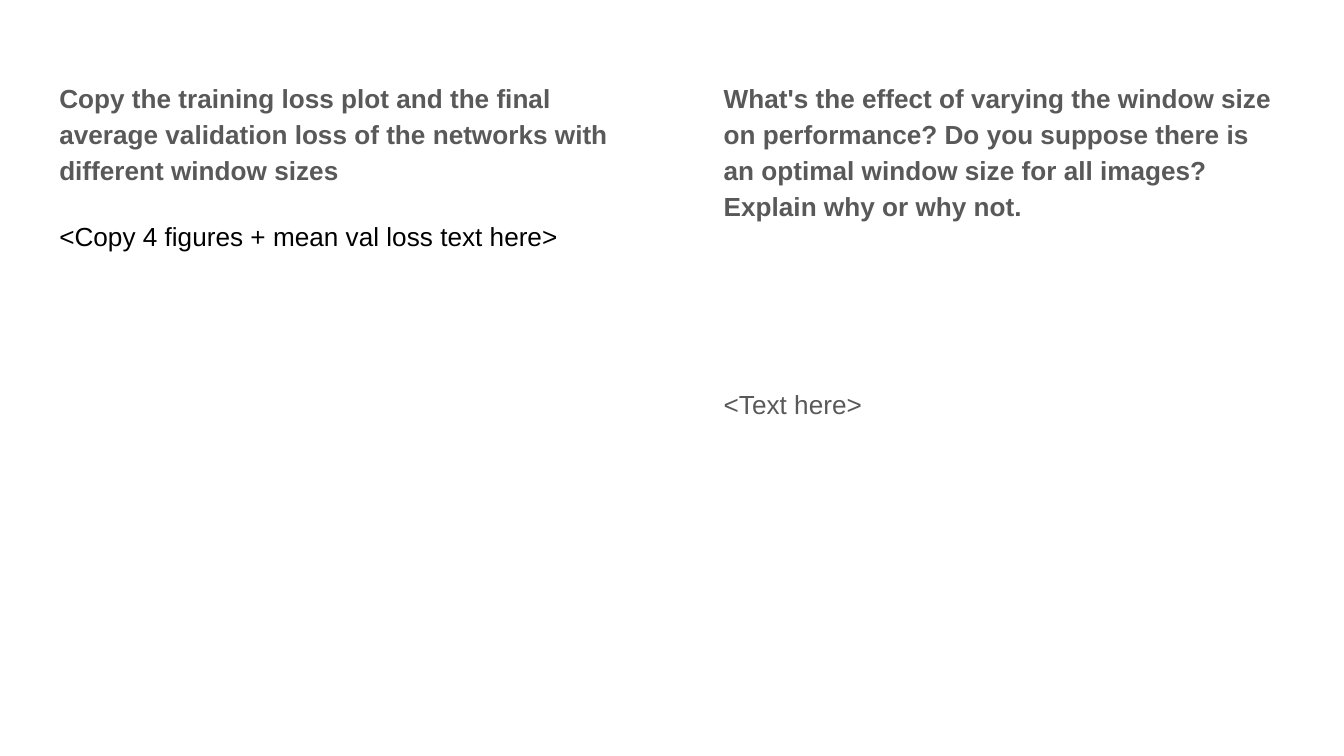
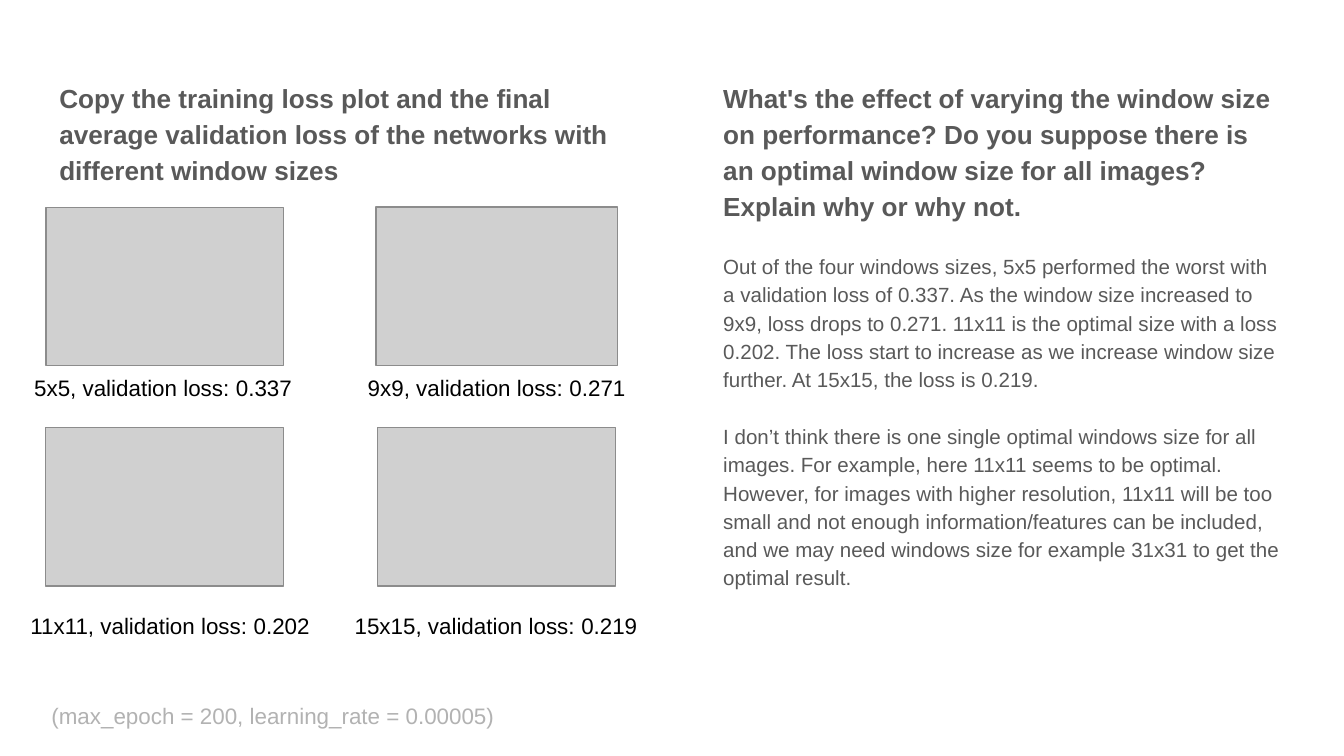
Before and after one commit to jielyugt/depth_estimation, a slide deck: slide 17 of proj4_template.pptx. Drawn at 1344x756 pixels with LibreOffice and Linux fonts; fonts in the diff are those of the drawing; grey boxes stand for pictures. Boxes give left, top, right and bottom in pixels: in the first picture for what was removed or moved away, otherwise in the second. Text is boxed around its words. In the diff, an @@ line names an element or a change of style, - is before the commit and + after.

Commit message:
optimal learning_rate and max_epoch added in MCNET

```diff
--- a/proj4_template.pptx
+++ b/proj4_template.pptx
@@ picture added at bbox=[46, 207, 284, 366] @@
@@ picture added at bbox=[376, 207, 618, 366] @@
@@ text at bbox=[59, 227, 558, 252]: paragraph removed @@
-<Copy 4 figures + mean val loss text here>
@@ text at bbox=[723, 259, 1279, 590]: text changed; size 14 to 11 pt @@
-<Text here>
+Out of the four windows sizes, 5x5 performed the worst with a validation loss of 0.337. As the window size increased to 9x9, loss drops to 0.271. 11x11 is the optimal size with a loss 0.202. The loss start to increase as we increase window size further. At 15x15, the loss is 0.219.
+I don’t think there is one single optimal windows size for all images. For example, here 11x11 seems to be optimal. However, for images with higher resolution, 11x11 will be too small and not enough information/features can be included, and we may need windows size for example 31x31 to get the optimal result.
@@ text added at bbox=[34, 379, 292, 399], 12 pt, text #000000 @@
+5x5, validation loss: 0.337
@@ text added at bbox=[368, 379, 625, 399], 12 pt, text #000000 @@
+9x9, validation loss: 0.271
@@ picture added at bbox=[46, 427, 284, 586] @@
@@ picture added at bbox=[378, 427, 616, 586] @@
@@ text added at bbox=[30, 617, 310, 637], 12 pt, text #000000 @@
+11x11, validation loss: 0.202
@@ text added at bbox=[355, 617, 637, 637], 12 pt, text #000000 @@
+15x15, validation loss: 0.219
@@ text added at bbox=[51, 708, 494, 729], 12 pt, text #B2B2B2 @@
+(max_epoch = 200, learning_rate = 0.00005)
```
Also in this commit, not shown: 13 other slides changed.
